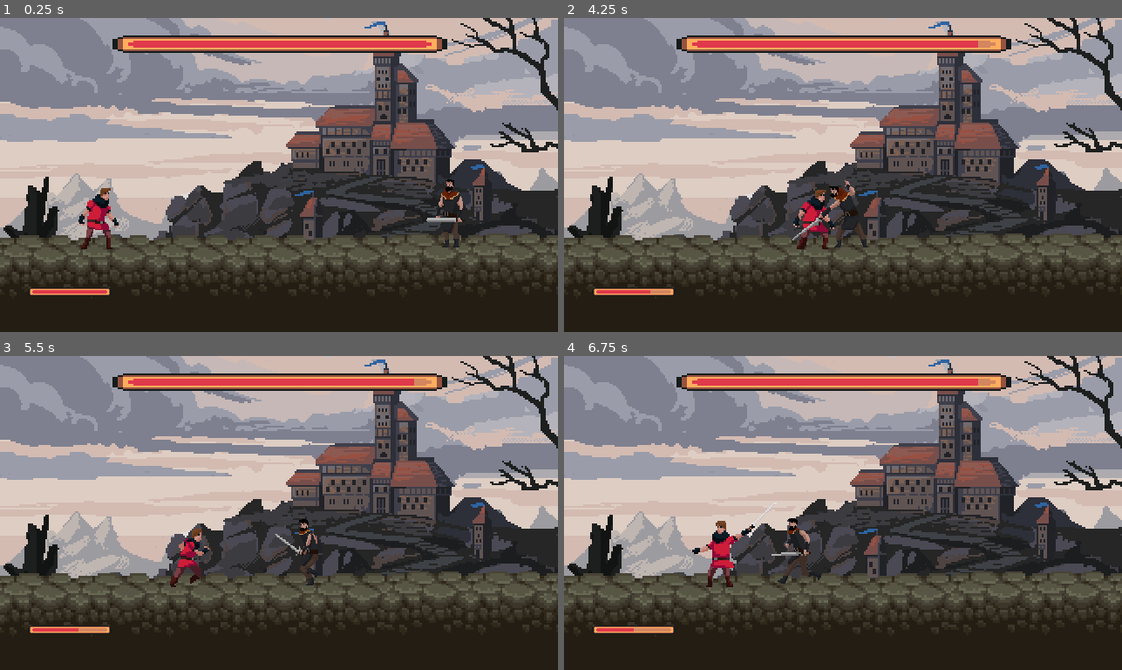
Above: before the commit, frames 1-4 (two rows, left to right).
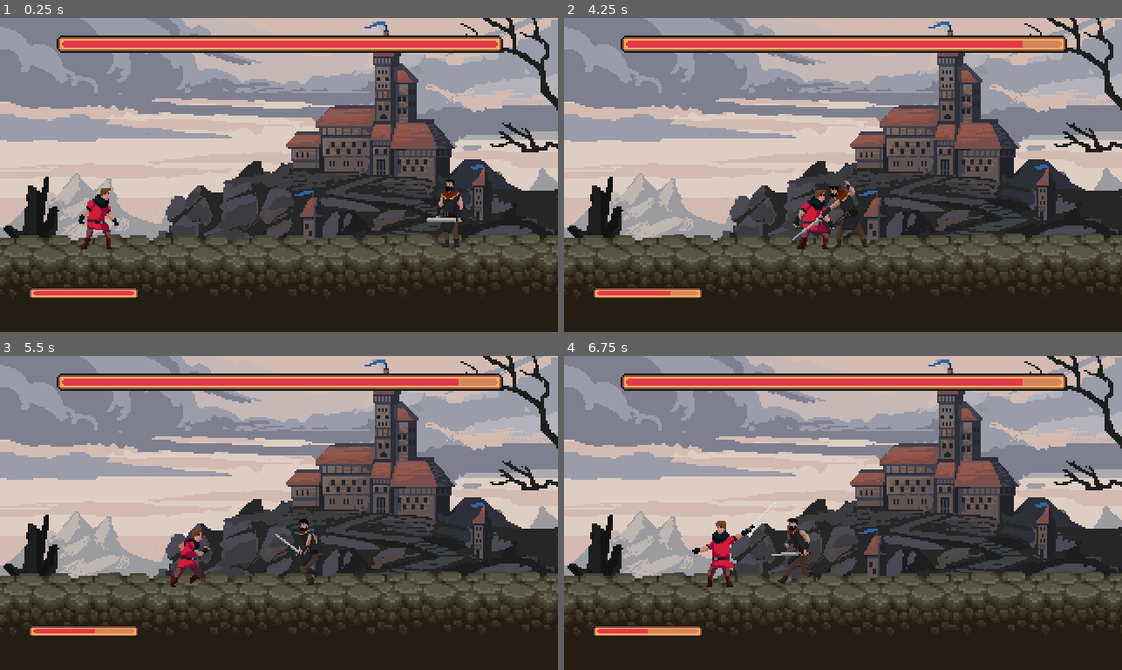
Above: after the commit, the same moments.

Repository: ampere-exe/oathbound
Game: Godot game, scene res://level_1.tscn
Same seed, same stepped clock (60 frames per second), same inputs: the game is played once before the commit and once after it.
Inputs (mouse positions are in pixels of both pictures, inside the frame that each line leads up to):
- Up to frame 1 (0.25 s): no input
- Up to frame 2 (4.25 s): move the mouse to (965, 159) at 0.52 s; hold D (move_right) 0.53-2.03 s; click (965, 159) at 0.6 s; tap Space (jump) at 0.77, 1.52, 3.02, 3.77 s; move the mouse to (731, 190) at 1.27 s; right-click (731, 190) at 1.35 s; move the mouse to (898, 105) at 2.02 s; hold A (move_left) 2.03-2.78 s; click (898, 105) at 2.1 s; move the mouse to (815, 237) at 2.77 s; hold D (move_right) from 2.78 s (still down); right-click (815, 237) at 2.85 s; move the mouse to (1010, 222) at 3.52 s; click (1010, 222) at 3.6 s
- Up to frame 3 (5.5 s): move the mouse to (111, 465) at 4.27 s; release D (move_right) at 4.28 s; hold A (move_left) 4.28-5.03 s; right-click (111, 465) at 4.35 s; tap Space (jump) at 4.52 s; move the mouse to (306, 513) at 5.02 s; hold D (move_right) from 5.03 s (still down); click (306, 513) at 5.1 s
- Up to frame 4 (6.75 s): move the mouse to (759, 434) at 5.77 s; release D (move_right) at 5.78 s; hold A (move_left) from 5.78 s (still down); right-click (759, 434) at 5.85 s; tap Space (jump) at 6.02 s; move the mouse to (965, 497) at 6.52 s; click (965, 497) at 6.6 s

The runs differ from the first frame. In frame 1, 1.8% of the frame differs, in the area x 5-91%, y 5-90%; in frame 2, 1.9%; in frame 3, 1.9%; in frame 4, 1.9%.

Commit message:
Fixed healthbar textures for bosses

Diff:
--- a/player.tscn
+++ b/player.tscn
@@ -10,8 +10,8 @@
 [ext_resource type="Texture2D" uid="uid://lxvf5pcj74a2" path="res://assets/Miedieval Warrior Pack 2/Medieval Warrior Pack 2/Sprites/Jump.png" id="5_dw050"]
 [ext_resource type="Texture2D" uid="uid://fal33ag0q5h0" path="res://assets/Miedieval Warrior Pack 2/Medieval Warrior Pack 2/Sprites/Take Hit - white silhouette.png" id="9_b26j0"]
 [ext_resource type="Script" uid="uid://vnlhhw4wv2gc" path="res://progress_bar.gd" id="10_n7ghd"]
-[ext_resource type="Texture2D" uid="uid://di07hv4ggnent" path="res://assets/Healthbar/healthbarUnder.png" id="11_urp6f"]
-[ext_resource type="Texture2D" uid="uid://c0s4y7d2je265" path="res://assets/Healthbar/healthbarProgress.png" id="12_bwjto"]
+[ext_resource type="Texture2D" uid="uid://dhfg6ovditw56" path="res://assets/Player Healthbar/playerUnder.png" id="11_urp6f"]
+[ext_resource type="Texture2D" uid="uid://ckckauvsib7ht" path="res://assets/Player Healthbar/playerProgress.png" id="12_bwjto"]
 [ext_resource type="Script" uid="uid://dlu3oddpgfckc" path="res://texture_progress_bar.gd" id="13_606se"]
 
 [sub_resource type="RectangleShape2D" id="RectangleShape2D_onrkg"]
@@ -365,7 +365,7 @@
 offset_top = 309.0
 offset_right = 96.0
 offset_bottom = 319.0
-scale = Vector2(1.5, 1)
+scale = Vector2(2, 1.333)
 texture_under = ExtResource("11_urp6f")
 texture_progress = ExtResource("12_bwjto")
 script = ExtResource("13_606se")
--- a/thal_boss.tscn
+++ b/thal_boss.tscn
@@ -10,8 +10,8 @@
 [ext_resource type="Texture2D" uid="uid://cli5eohytlt3k" path="res://assets/Miedieval Warrior Pack 1/Medieval Warrior Pack/Roll.png" id="7_byiqs"]
 [ext_resource type="Texture2D" uid="uid://daapf03jd42gd" path="res://assets/Miedieval Warrior Pack 1/Medieval Warrior Pack/Slide.png" id="9_wnwtr"]
 [ext_resource type="Texture2D" uid="uid://bkmb7ribc67xu" path="res://assets/Miedieval Warrior Pack 1/Medieval Warrior Pack/Hit.png" id="10_pua24"]
-[ext_resource type="Texture2D" uid="uid://di07hv4ggnent" path="res://assets/Healthbar/healthbarUnder.png" id="11_pua24"]
-[ext_resource type="Texture2D" uid="uid://c0s4y7d2je265" path="res://assets/Healthbar/healthbarProgress.png" id="12_o2hoo"]
+[ext_resource type="Texture2D" uid="uid://dpefja4nmqj16" path="res://assets/Boss Healthbar/bossUnder.png" id="11_o2hoo"]
+[ext_resource type="Texture2D" uid="uid://hh6rvh50iivp" path="res://assets/Boss Healthbar/bossProgress.png" id="12_be3m5"]
 [ext_resource type="Script" uid="uid://bket28mwship4" path="res://thal_progress_bar.gd" id="13_o2hoo"]
 
 [sub_resource type="RectangleShape2D" id="RectangleShape2D_byiqs"]
@@ -425,15 +425,15 @@
 anchors_preset = 5
 anchor_left = 0.5
 anchor_right = 0.5
-offset_left = -191.0
+offset_left = -255.0
 offset_top = 20.0
-offset_right = -127.0
-offset_bottom = 60.0
+offset_right = 1.0
+offset_bottom = 30.0
 grow_horizontal = 2
-scale = Vector2(6, 2)
+scale = Vector2(2, 2)
 max_value = 200.0
-texture_under = ExtResource("11_pua24")
-texture_progress = ExtResource("12_o2hoo")
+texture_under = ExtResource("11_o2hoo")
+texture_progress = ExtResource("12_be3m5")
 script = ExtResource("13_o2hoo")
 boss_node_path = NodePath("../..")
 
--- a/vhaldir_boss.tscn
+++ b/vhaldir_boss.tscn
@@ -10,8 +10,8 @@
 [ext_resource type="Texture2D" uid="uid://jstq4pfpc8la" path="res://assets/Fantasy Warrior Pack 1/Fantasy Warrior/Jump.png" id="7_n3raw"]
 [ext_resource type="Texture2D" uid="uid://64y426i8k61d" path="res://assets/Fantasy Warrior Pack 1/Fantasy Warrior/Run.png" id="8_w3ebf"]
 [ext_resource type="Texture2D" uid="uid://dqur2cecb0mnx" path="res://assets/Fantasy Warrior Pack 1/Fantasy Warrior/Take hit.png" id="9_lj0ti"]
-[ext_resource type="Texture2D" uid="uid://di07hv4ggnent" path="res://assets/Healthbar/healthbarUnder.png" id="11_5d5xk"]
-[ext_resource type="Texture2D" uid="uid://c0s4y7d2je265" path="res://assets/Healthbar/healthbarProgress.png" id="12_knfnd"]
+[ext_resource type="Texture2D" uid="uid://dpefja4nmqj16" path="res://assets/Boss Healthbar/bossUnder.png" id="11_5d5xk"]
+[ext_resource type="Texture2D" uid="uid://hh6rvh50iivp" path="res://assets/Boss Healthbar/bossProgress.png" id="12_knfnd"]
 [ext_resource type="Script" uid="uid://cmvxrpeexkrja" path="res://vhaldir_progress_bar.gd" id="13_n3raw"]
 
 [sub_resource type="RectangleShape2D" id="RectangleShape2D_u77ea"]
@@ -492,7 +492,6 @@
 
 [node name="Hurtbox" type="CollisionShape2D" parent="Area2D"]
 position = Vector2(0.312501, 27.8125)
-scale = Vector2(1, 1)
 shape = SubResource("RectangleShape2D_5d5xk")
 
 [node name="AnimatedSprite2D" type="AnimatedSprite2D" parent="."]
@@ -509,12 +508,12 @@
 anchors_preset = 5
 anchor_left = 0.5
 anchor_right = 0.5
-offset_left = -191.0
+offset_left = -255.0
 offset_top = 20.0
-offset_right = -127.0
+offset_right = 1.0
 offset_bottom = 60.0
 grow_horizontal = 2
-scale = Vector2(6, 2)
+scale = Vector2(2, 2)
 max_value = 250.0
 texture_under = ExtResource("11_5d5xk")
 texture_progress = ExtResource("12_knfnd")
Binary file added: assets/Boss Healthbar/bossProgress.png
Not shown, added: assets/Boss Healthbar/bossProgress.png.import
Binary file added: assets/Boss Healthbar/bossUnder.png
Not shown, changed: assets/Boss Healthbar/bossUnder.png.import
Not shown, changed: assets/Boss Healthbar/healthbarProgress.png.import
Not shown, added: assets/Boss Healthbar/healthbarUnder.png.import
Not shown, added: assets/Player Healthbar/healthbarProgress.png.import
Not shown, added: assets/Player Healthbar/healthbarUnder.png.import
Renamed: assets/Healthbar/healthbarProgress.png -> assets/Player Healthbar/playerProgress.png
Not shown, added: assets/Player Healthbar/playerProgress.png.import
Renamed: assets/Healthbar/healthbarUnder.png -> assets/Player Healthbar/playerUnder.png
Not shown, added: assets/Player Healthbar/playerUnder.png.import
